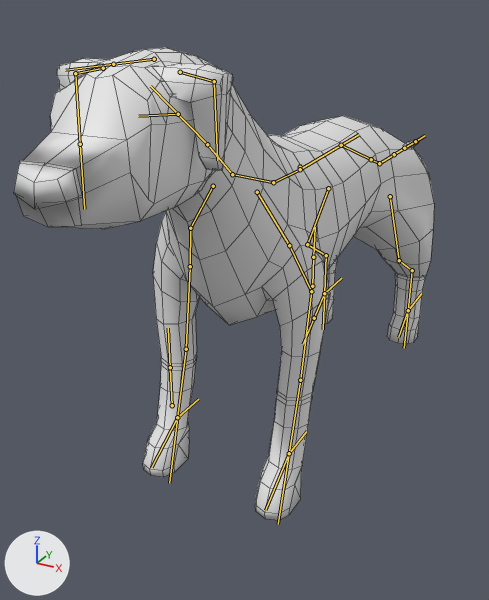
A saved change to the FBX model Brumas/Assets/Models/FBX/Cachorro.fbx.
Before and after are seen from a camera (50 mm lens) standing at (1.22, -2.72, 1.87) and looking at (-0.21, -0.13, 0.58). Arrows for +X, +Y and +Z are at lower left; the lights stay in place. The older version comes first. The bones that change, and the others that lie on the model, are drawn over the model as lines. Mesh edges are drawn as thin lines.

In view in the first picture: 'Cachorro'.
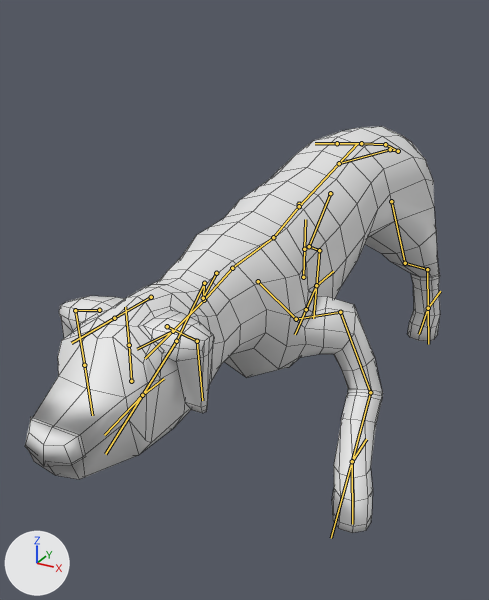
The newer file adds an action. The first version stands in its rest pose; the second is drawn at frame 59 of the action 'Esqueleto|Bark'.

Changed parts and their boxes (x1, y1, x2, y2) in the pictures (489 x 600 px):
'Cachorro', posed (14% shorter): before (13, 48, 434, 520); after (25, 126, 440, 533)
bone 'MASTER', root to tip: before (300, 167) to (300, 164); after (299, 204) to (299, 201)
bone 'Coluna', root to tip: before (300, 169) to (273, 182); after (299, 206) to (273, 237)
bone 'Trapezio', root to tip: before (273, 182) to (233, 174); after (273, 237) to (233, 267)
bone 'PescoçoDeTras', root to tip: before (232, 174) to (207, 144); after (232, 268) to (204, 300)
bone 'PescoçoDaFrente', root to tip: before (207, 144) to (150, 86); after (204, 300) to (145, 358)
bone 'Cabeça', root to tip: before (178, 114) to (138, 116); after (173, 331) to (137, 349)
bone 'OrelhaCima.L', root to tip: before (180, 72) to (214, 81); after (167, 326) to (197, 341)
bone 'OrelhaCima.R', root to tip: before (103, 68) to (75, 73); after (99, 310) to (75, 310)
bone 'Braço.L', root to tip: before (289, 245) to (311, 291); after (296, 319) to (340, 312)
bone 'Cotovelo.L', root to tip: before (311, 291) to (300, 380); after (340, 312) to (370, 392)
bone 'Boleto.L', root to tip: before (300, 380) to (289, 453); after (370, 392) to (352, 461)
bone 'Braço.R', root to tip: before (190, 228) to (190, 266); after (203, 298) to (204, 283)
bone 'Cotovelo.R', root to tip: before (190, 266) to (186, 349); after (204, 283) to (176, 341)
bone 'Boleto.R', root to tip: before (186, 349) to (177, 417); after (176, 341) to (142, 395)
bone 'ColunaDeTras', root to tip: before (300, 169) to (359, 134); after (299, 206) to (357, 144)
bone 'Garupa', root to tip: before (341, 145) to (371, 159); after (339, 163) to (390, 149)
bone 'VertebraDeCauda', root to tip: before (371, 159) to (379, 163); after (390, 149) to (398, 151)
bone 'RaboFrente', root to tip: before (379, 163) to (394, 154); after (398, 151) to (385, 144)
bone 'RaboMeio', root to tip: before (394, 154) to (404, 148); after (385, 144) to (361, 143)
bone 'Coxa.L', root to tip: before (390, 196) to (399, 260); after (391, 201) to (405, 263)
bone 'Coxa.R', root to tip: before (328, 188) to (307, 244); after (330, 193) to (309, 246)
bone 'RaizFrontal.L', root to tip: before (289, 453) to (306, 431); after (352, 461) to (366, 439)
bone 'PataDaFrente.L', root to tip: before (289, 453) to (265, 510); after (352, 461) to (352, 524)
bone 'RaizFrontal.R', root to tip: before (177, 417) to (198, 399); after (142, 395) to (164, 378)
bone 'PataDaFrente.R', root to tip: before (177, 417) to (151, 467); after (142, 395) to (104, 435)
bone 'RaizTraseira.L', root to tip: before (408, 310) to (421, 293); after (428, 308) to (440, 291)
bone 'RaizTraseira.R', root to tip: before (324, 293) to (341, 278); after (316, 285) to (333, 271)

The change in detail:
Bone 'MASTER' (bone_master) moves from (0.0, 0.0, 0.0) to (0.0, -0.168, 0.0).
Bone 'MASTER' (bone_master) turns from (0, 0, 0) to (4, 0, 0) degrees about its own x, y and z.
Bone 'Coluna' (bone_coluna) turns from (0, 0, 0) to (12, 0, 0) degrees about its own x, y and z.
Bone 'Trapezio' (bone_trapezio) turns from (0, 0, 0) to (4, 0, 0) degrees about its own x, y and z.
Bone 'PescoçoDeTras' (bone_pescoçodetras) turns from (0, 0, 0) to (34, 0, 0) degrees about its own x, y and z.
Bone 'PescoçoDaFrente' (bone_pescoçodafrente) turns from (0, 0, 0) to (-8, 0, 0) degrees about its own x, y and z.
Bone 'Cabeça' (bone_cabeça) turns from (0, 0, 0) to (-47, 0, 0) degrees about its own x, y and z.
Bone 'OrelhaCima.L' (bone_orelhacima_l) moves from (0.0, 0.0, 0.0) to (0.106, -0.021, -0.127).
Bone 'OrelhaCima.L' (bone_orelhacima_l) turns from (0, 0, 0) to (-1, -42, 10) degrees about its own x, y and z.
Bone 'OrelhaCima.R' (bone_orelhacima_r) moves from (0.0, 0.0, 0.0) to (-0.108, -0.016, -0.121).
Bone 'OrelhaCima.R' (bone_orelhacima_r) turns from (0, 0, 0) to (3, 42, -7) degrees about its own x, y and z.
Bone 'Braço.L' (bone_braço_l) turns from (0, 0, 0) to (37, -19, -35) degrees about its own x, y and z.
Bone 'Cotovelo.L' (bone_cotovelo_l) turns from (0, 0, 0) to (-33, 8, 17) degrees about its own x, y and z.
Bone 'Boleto.L' (bone_boleto_l) turns from (0, 0, 0) to (-47, 5, 12) degrees about its own x, y and z.
Bone 'Braço.R' (bone_braço_r) turns from (0, 0, 0) to (37, 19, 35) degrees about its own x, y and z.
Bone 'Cotovelo.R' (bone_cotovelo_r) turns from (0, 0, 0) to (-33, -8, -17) degrees about its own x, y and z.
Bone 'Boleto.R' (bone_boleto_r) turns from (0, 0, 0) to (-47, -5, -12) degrees about its own x, y and z.
Bone 'ColunaDeTras' (bone_colunadetras) turns from (0, 0, 0) to (5, 0, 0) degrees about its own x, y and z.
Bone 'Garupa' (bone_garupa) turns from (0, 0, 0) to (8, 2, -12) degrees about its own x, y and z.
Bone 'VertebraDeCauda' (bone_vertebradecauda) turns from (0, 0, 0) to (-13, 1, 12) degrees about its own x, y and z.
Bone 'RaboFrente' (bone_rabofrente) turns from (0, 0, 0) to (-8, -4, 32) degrees about its own x, y and z.
Bone 'RaboMeio' (bone_rabomeio) turns from (0, 0, 0) to (-3, -3, 29) degrees about its own x, y and z.
Bone 'Coxa.L' (bone_coxa_l) turns from (0, 0, 0) to (-5, 7, -4) degrees about its own x, y and z.
Bone 'Coxa.R' (bone_coxa_r) turns from (0, 0, 0) to (-5, -7, 4) degrees about its own x, y and z.
Bone 'RaizFrontal.L' (bone_raizfrontal_l) moves from (0.0, 0.0, 0.0) to (0.246, 0.07, 0.003).
Bone 'PataDaFrente.L' (bone_patadafrente_l) turns from (0, 0, 0) to (2, -12, -20) degrees about its own x, y and z.
Bone 'RaizFrontal.R' (bone_raizfrontal_r) moves from (0.0, 0.0, 0.0) to (-0.246, 0.07, 0.003).
Bone 'PataDaFrente.R' (bone_patadafrente_r) turns from (0, 0, 0) to (2, 12, 20) degrees about its own x, y and z.
Bone 'RaizTraseira.L' (bone_raiztraseira_l) moves from (0.0, 0.0, 0.0) to (0.098, 0.097, 0.0).
Bone 'RaizTraseira.R' (bone_raiztraseira_r) moves from (0.0, 0.0, 0.0) to (-0.098, 0.097, 0.0).
